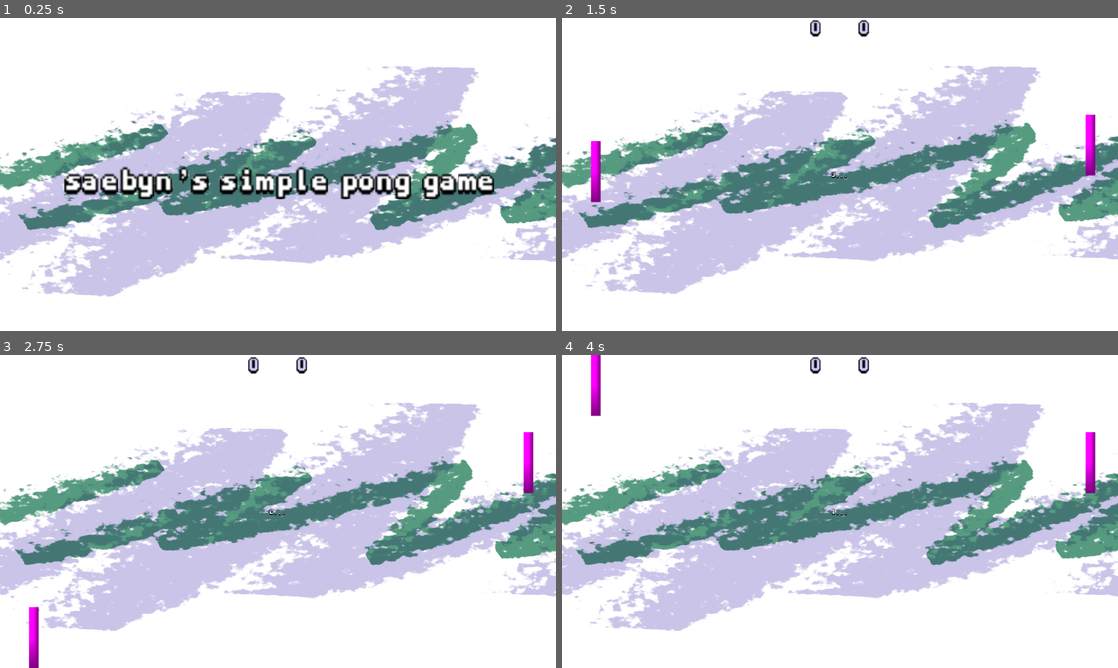
Above: before the commit, frames 1-4 (two rows, left to right).
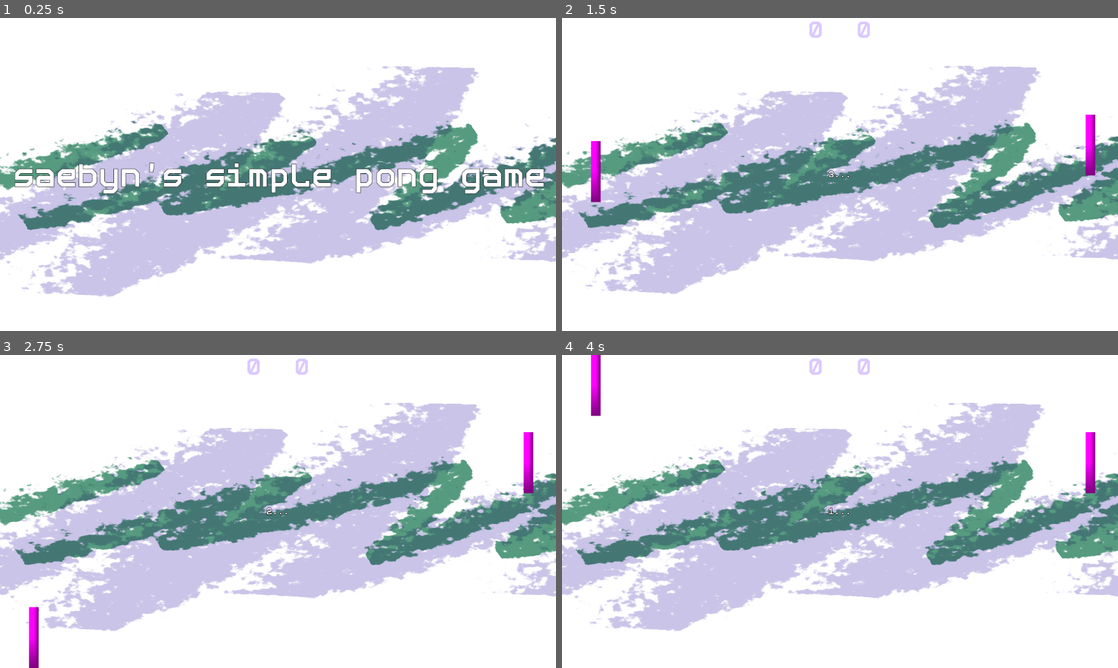
Above: after the commit, the same moments.

Repository: saebyn/godot-pong-game
Game: Godot game, scene res://scenes/splash.tscn
Two runs of this game, one before a commit and one after it. Both use one fixed random seed, a clock stepped at 60 frames per second and the inputs below.
Inputs (mouse positions are in pixels of both pictures, inside the frame that each line leads up to):
- Up to frame 1 (0.25 s): no input
- Up to frame 2 (1.5 s): tap Enter at 0.5 s; move the mouse to (962, 158) at 0.52 s; hold W (move_up) 0.53-1.25 s; click (962, 158) at 0.67 s; click "New Game" at 1.25 s
- Up to frame 3 (2.75 s): move the mouse to (166, 527) at 2.02 s; hold R (move_down) from 2.03 s (still down)
- Up to frame 4 (4 s): move the mouse to (895, 442) at 2.77 s; release R (move_down) at 2.78 s; hold W (move_up) from 2.78 s (still down); move the mouse to (812, 574) at 3.52 s; click (812, 574) at 3.67 s

The runs differ from the first frame. In frame 1, 6.0% of the frame differs, in the area x 2-98%, y 46-58%; in frame 2, 0.3%; in frame 3, 0.3%; in frame 4, 0.3%.

Commit message:
Update project configuration and resources
- Add export path for HTML exports in export_presets.cfg
- Include exports directory in .gitignore
- Remove unused font resources and update theme references
- Adjust font size in splash screen
- Refactor music player initialization in main scene
- Modify menu scene to use window size for layout

Diff:
--- a/fonts/new_system_font.tres
+++ /dev/null
@@ -1,8 +0,0 @@
-[gd_resource type="SystemFont" load_steps=2 format=3 uid="uid://d3mwxo3ldvrnj"]
-
-[sub_resource type="SystemFont" id="SystemFont_6b6ot"]
-font_names = PackedStringArray("Monospace")
-
-[resource]
-fallbacks = Array[Font]([SubResource("SystemFont_6b6ot")])
-font_names = PackedStringArray("Courier New")
--- a/scenes/main.gd
+++ b/scenes/main.gd
@@ -2,6 +2,7 @@
 
 @onready var game_menu := $GameMenu
 @onready var game_scene := $GameScene
+@onready var music_player := $MusicAudioStreamPlayer
 
 
 func _input(event: InputEvent) -> void:
@@ -47,3 +48,6 @@
 
   # Start the game scene
   game_scene.show()
+
+  # start the music
+  music_player.play()
--- a/scenes/main.tscn
+++ b/scenes/main.tscn
@@ -19,17 +19,12 @@
 
 [node name="GameScene" parent="." instance=ExtResource("2_jyhfs")]
 visible = false
+script = null
 
 [node name="GameMenu" parent="." instance=ExtResource("11_ya4ey")]
-anchors_preset = 0
-anchor_right = 0.0
-anchor_bottom = 0.0
-grow_horizontal = 1
-grow_vertical = 1
 
 [node name="MusicAudioStreamPlayer" type="AudioStreamPlayer" parent="."]
 stream = SubResource("AudioStreamPlaylist_o6xl0")
-autoplay = true
 bus = &"Music"
 
 [connection signal="exit_game" from="GameMenu" to="." method="_on_game_menu_exit_game"]
--- a/scenes/splash.tscn
+++ b/scenes/splash.tscn
@@ -35,7 +35,7 @@
 [node name="Label" type="Label" parent="CenterContainer"]
 layout_mode = 2
 theme = ExtResource("2_10vqf")
-theme_override_font_sizes/font_size = 70
+theme_override_font_sizes/font_size = 60
 text = "saebyn's simple pong game"
 
 [node name="Timer" type="Timer" parent="."]
--- a/theme/new_theme.tres
+++ b/theme/new_theme.tres
@@ -1,10 +1,10 @@
 [gd_resource type="Theme" load_steps=3 format=3 uid="uid://5wwgiimot5nw"]
 
-[ext_resource type="FontFile" path="res://fonts/good_neighbors.png.fontdata" id="1_l8uce"]
 [ext_resource type="StyleBox" uid="uid://dqkqhqtsiax0b" path="res://theme/panel_style_box_flat.tres" id="2_2wqca"]
+[ext_resource type="FontFile" uid="uid://cit42vuc43686" path="res://fonts/generale-station/GeneraleStation-Regular.otf" id="2_l8uce"]
 
 [resource]
-default_font = ExtResource("1_l8uce")
-Label/fonts/font = ExtResource("1_l8uce")
+default_font = ExtResource("2_l8uce")
+Label/constants/outline_size = 3
 Panel/styles/panel = ExtResource("2_2wqca")
 PanelContainer/styles/panel = ExtResource("2_2wqca")
--- a/ui/menu.gd
+++ b/ui/menu.gd
@@ -1,5 +1,7 @@
 extends Control
 
+
+@export var window_size: Vector2 = Vector2(1152, 648)
 
 @onready var start_screen: Control = $StartScreen
 @onready var pause_screen: Control = $PauseScreen
@@ -16,7 +18,7 @@
 
 func _ready() -> void:
   # Make control node occupy the whole screen
-  size = get_viewport().size
+  size = window_size
   position = Vector2.ZERO
   get_tree().paused = true
 
Not shown, changed: export_presets.cfg
Binary file removed: fonts/good_neighbors.png.fontdata
Not shown, changed: .gitignore
